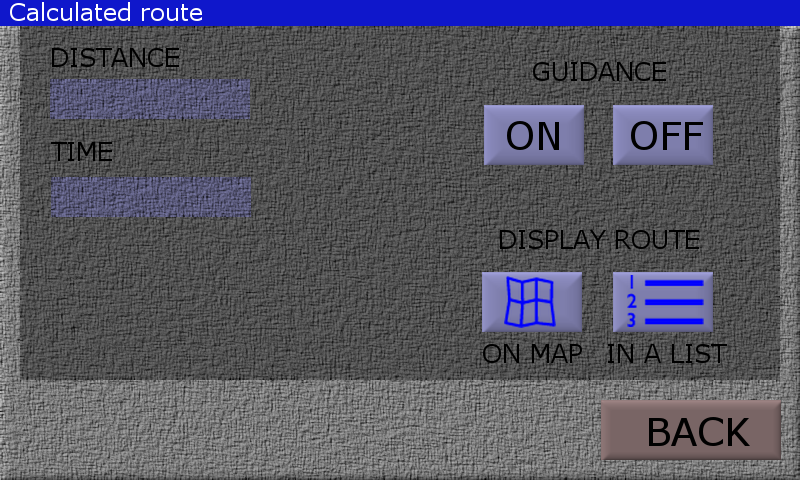
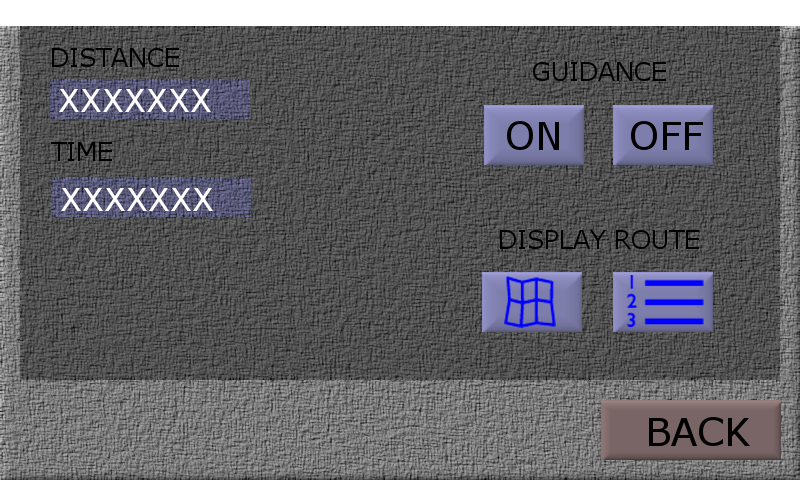
Comparing the layer stacks of the two 800 × 480 images. Changes:
hid group "Header" (2 layers) over [0, 0, 800, 26]
removed group "texts" (9 layers) over [59, 89, 727, 363]
hid group "Miscellaneous" (14 layers) over [108, 89, 727, 363]
renamed "ON MAP" to "onMapTitle", moved it into group "Miscellaneous" over [483, 344, 582, 363]
renamed "IN A LIST" to "inAListTitle", moved it into group "Miscellaneous" over [608, 344, 727, 363]
added layer "timeValue" above "distanceValue" over [61, 188, 213, 211]
added layer "distanceValue" above "timeTitle" over [59, 89, 211, 112]
